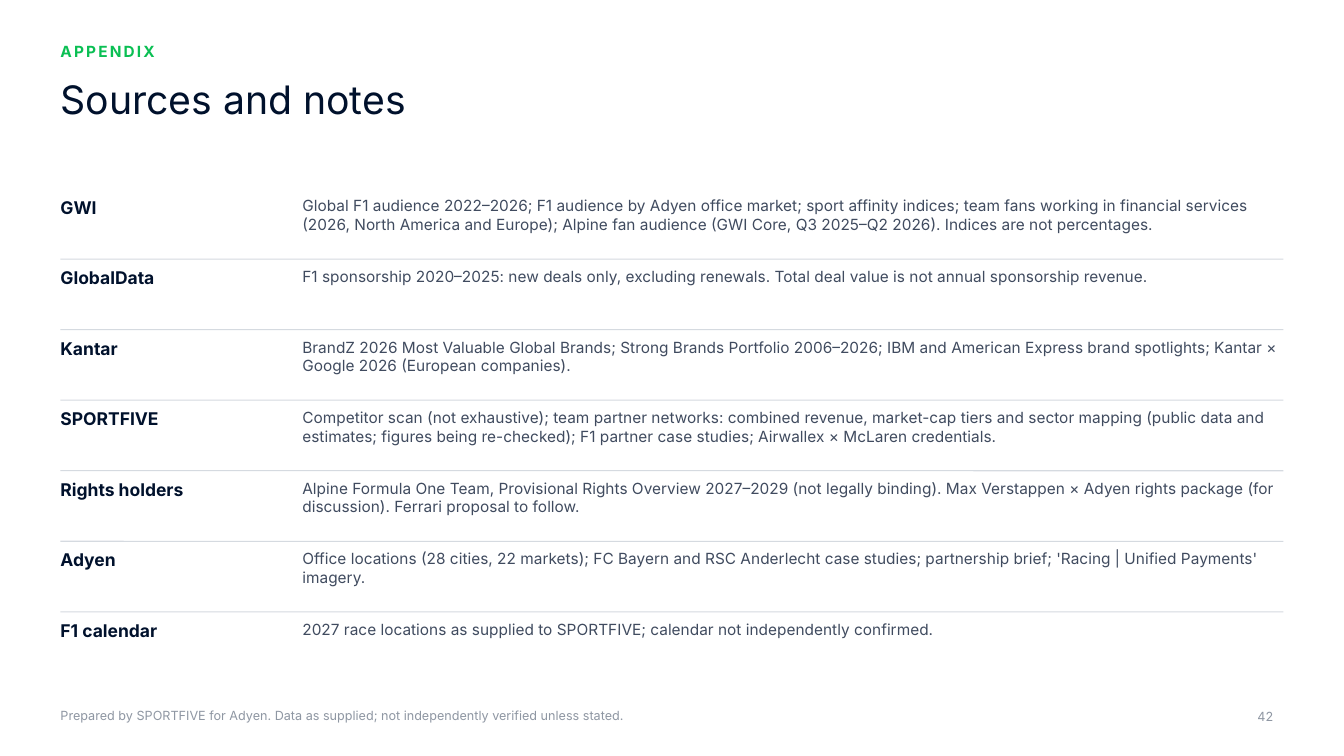
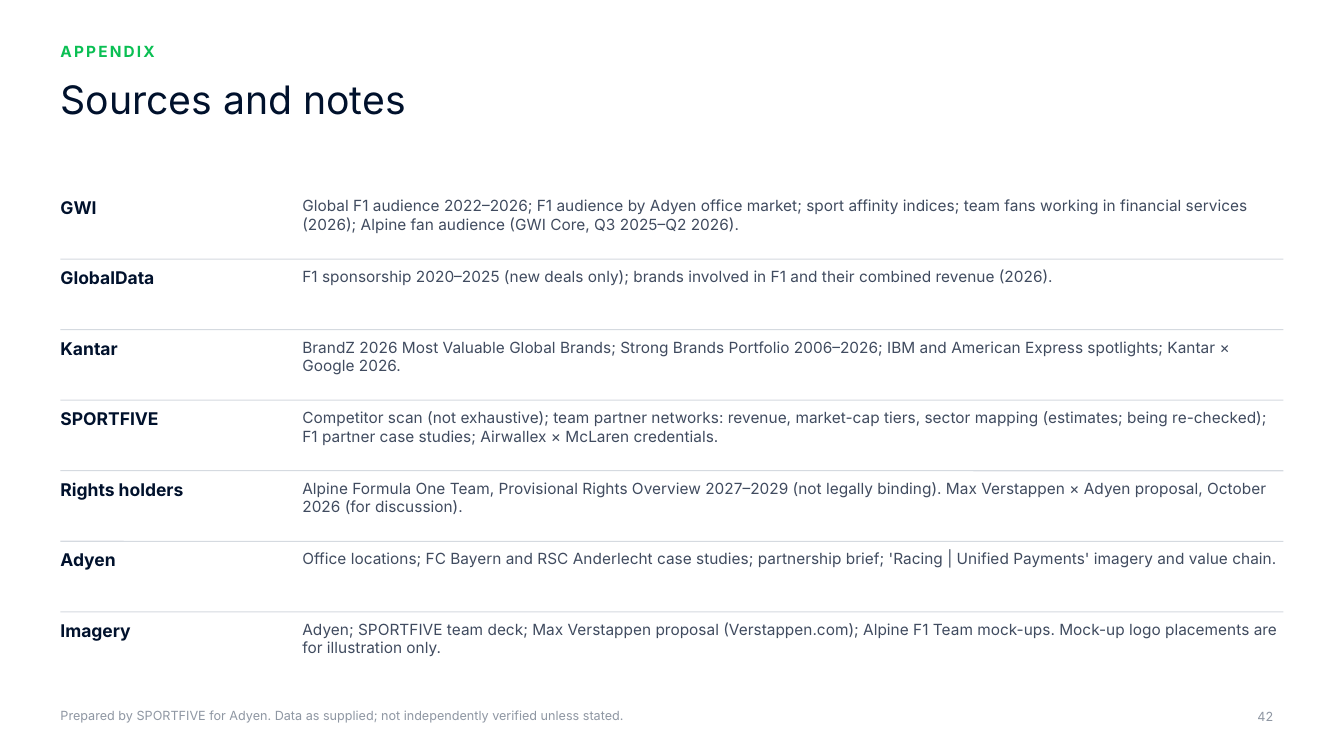
Before and after one commit to rahulgopalan42/rg42, a slide deck: slide 42 of adyen-f1-deck/Adyen x F1 - Chairman deck.pptx. Drawn at 1344x756 pixels with LibreOffice and Linux fonts; fonts in the diff are those of the drawing; background and template pictures are left out. Boxes give left, top, right and bottom in pixels: in the first picture for what was removed or moved away, otherwise in the second. Text is boxed around its words. In the diff, an @@ line names an element or a change of style, - is before the commit and + after.

```diff
--- a/adyen-f1-deck/Adyen x F1 - Chairman deck.pptx
+++ b/adyen-f1-deck/Adyen x F1 - Chairman deck.pptx
@@ text at (302, 199, 1247, 233): text changed @@
-Global F1 audience 2022–2026; F1 audience by Adyen office market; sport affinity indices; team fans working in financial services (2026, North America and Europe); Alpine fan audience (GWI Core, Q3 2025–Q2 2026). Indices are not percentages.
+Global F1 audience 2022–2026; F1 audience by Adyen office market; sport affinity indices; team fans working in financial services (2026); Alpine fan audience (GWI Core, Q3 2025–Q2 2026).
@@ text at (302, 269, 1053, 285): text changed @@
-F1 sponsorship 2020–2025: new deals only, excluding renewals. Total deal value is not annual sponsorship revenue.
+F1 sponsorship 2020–2025 (new deals only); brands involved in F1 and their combined revenue (2026).
@@ text at (302, 341, 1215, 375): text changed @@
-BrandZ 2026 Most Valuable Global Brands; Strong Brands Portfolio 2006–2026; IBM and American Express brand spotlights; Kantar × Google 2026 (European companies).
+BrandZ 2026 Most Valuable Global Brands; Strong Brands Portfolio 2006–2026; IBM and American Express spotlights; Kantar × Google 2026.
@@ text at (302, 411, 1266, 445): text changed @@
-Competitor scan (not exhaustive); team partner networks: combined revenue, market-cap tiers and sector mapping (public data and estimates; figures being re-checked); F1 partner case studies; Airwallex × McLaren credentials.
+Competitor scan (not exhaustive); team partner networks: revenue, market-cap tiers, sector mapping (estimates; being re-checked); F1 partner case studies; Airwallex × McLaren credentials.
@@ text at (302, 482, 1266, 514): text changed @@
-Alpine Formula One Team, Provisional Rights Overview 2027–2029 (not legally binding). Max Verstappen × Adyen rights package (for discussion). Ferrari proposal to follow.
+Alpine Formula One Team, Provisional Rights Overview 2027–2029 (not legally binding). Max Verstappen × Adyen proposal, October 2026 (for discussion).
@@ text at (302, 552, 1276, 568): text changed @@
-Office locations (28 cities, 22 markets); FC Bayern and RSC Anderlecht case studies; partnership brief; 'Racing | Unified Payments' imagery.
+Office locations; FC Bayern and RSC Anderlecht case studies; partnership brief; 'Racing | Unified Payments' imagery and value chain.
@@ text at (60, 624, 130, 641): text changed @@
-F1 calendar
+Imagery
@@ text at (302, 622, 1277, 656): text changed @@
-2027 race locations as supplied to SPORTFIVE; calendar not independently confirmed.
+Adyen; SPORTFIVE team deck; Max Verstappen proposal (Verstappen.com); Alpine F1 Team mock-ups. Mock-up logo placements are for illustration only.
```
Also in this commit, not shown: 32 other slides changed, 7 slides added, 7 slides removed, 24 other files.
